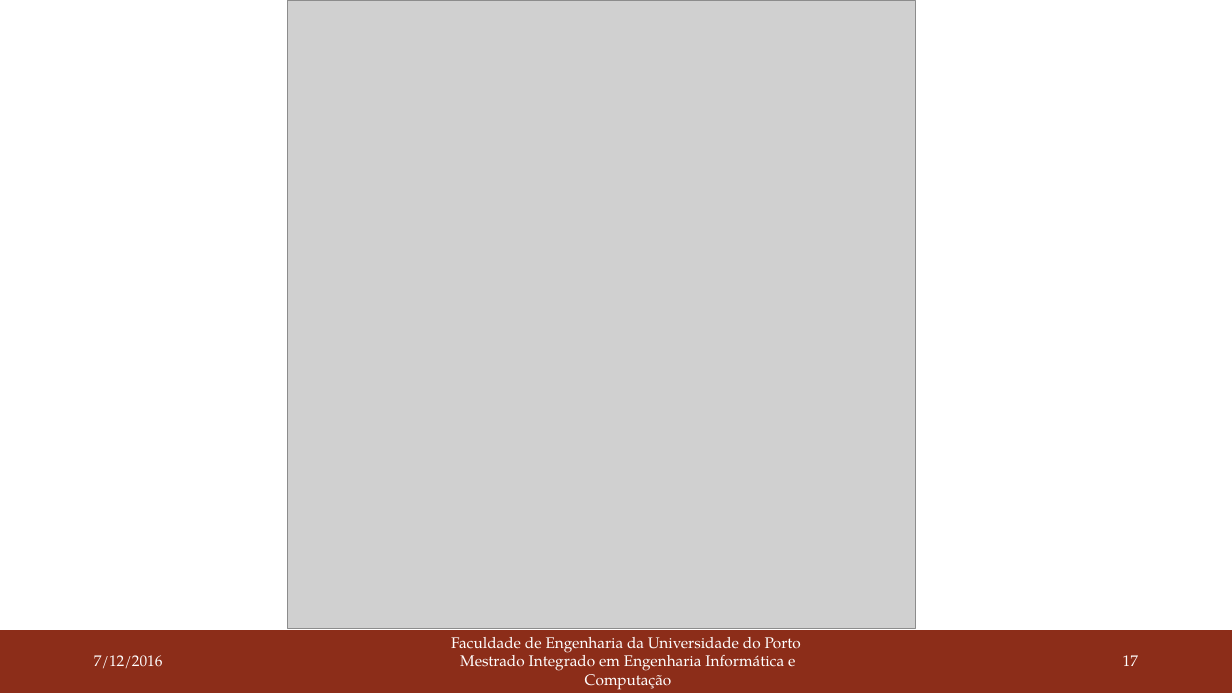
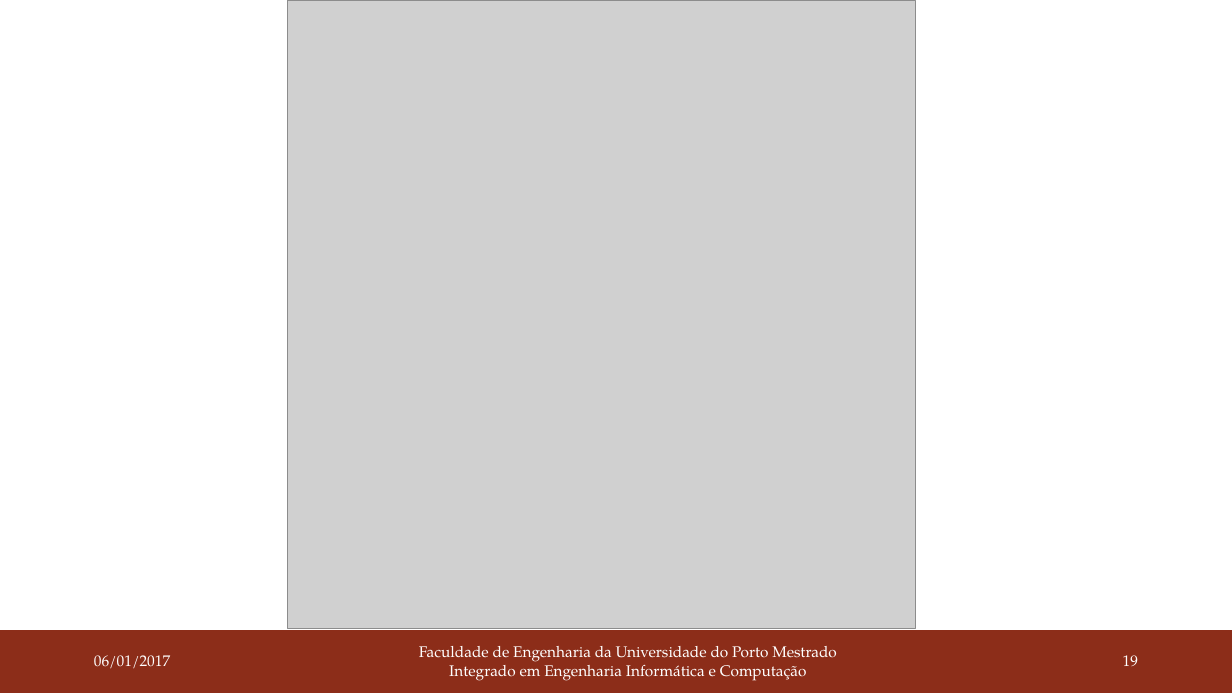
Before and after one commit to joaoBordalo/FEUP-Dissertation, a slide deck: slide 19 of deliverables/PDIS/second delivery/Autotuning Parallel Application in Heterogeneous Systems.pptx (slide 17 before the commit). Drawn at 1232x693 pixels with LibreOffice and Linux fonts; fonts in the diff are those of the drawing; grey boxes stand for pictures. Boxes give left, top, right and bottom in pixels: in the first picture for what was removed or moved away, otherwise in the second. Text is boxed around its words. In the diff, an @@ line names an element or a change of style, - is before the commit and + after.

```diff
--- a/deliverables/PDIS/second delivery/Autotuning Parallel Application in Heterogeneous Systems.pptx
+++ b/deliverables/PDIS/second delivery/Autotuning Parallel Application in Heterogeneous Systems.pptx
@@ text at bbox=[94, 655, 170, 669]: text changed @@
-7/12/2016
+06/01/2017
@@ text at bbox=[419, 646, 837, 681]: text changed @@
-Faculdade de Engenharia da Universidade do Porto
-Mestrado Integrado em Engenharia Informática e Computação
+Faculdade de Engenharia da Universidade do Porto Mestrado Integrado em Engenharia Informática e Computação
@@ page number at bbox=[1123, 655, 1138, 666]: text changed @@
-17
+19
```
Also in this commit, not shown: 15 other slides changed, 2 slides added, 3 other files.
